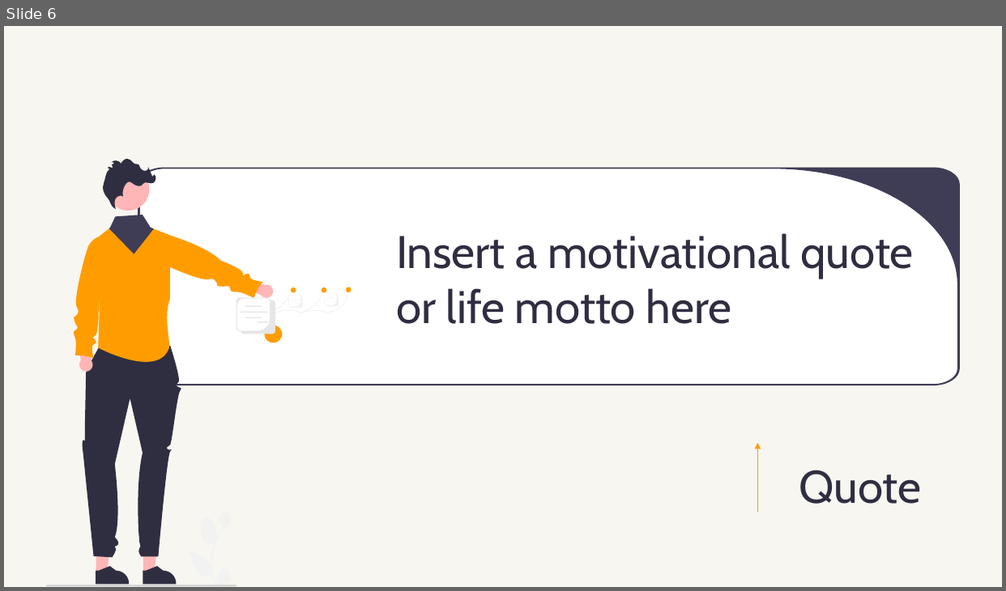
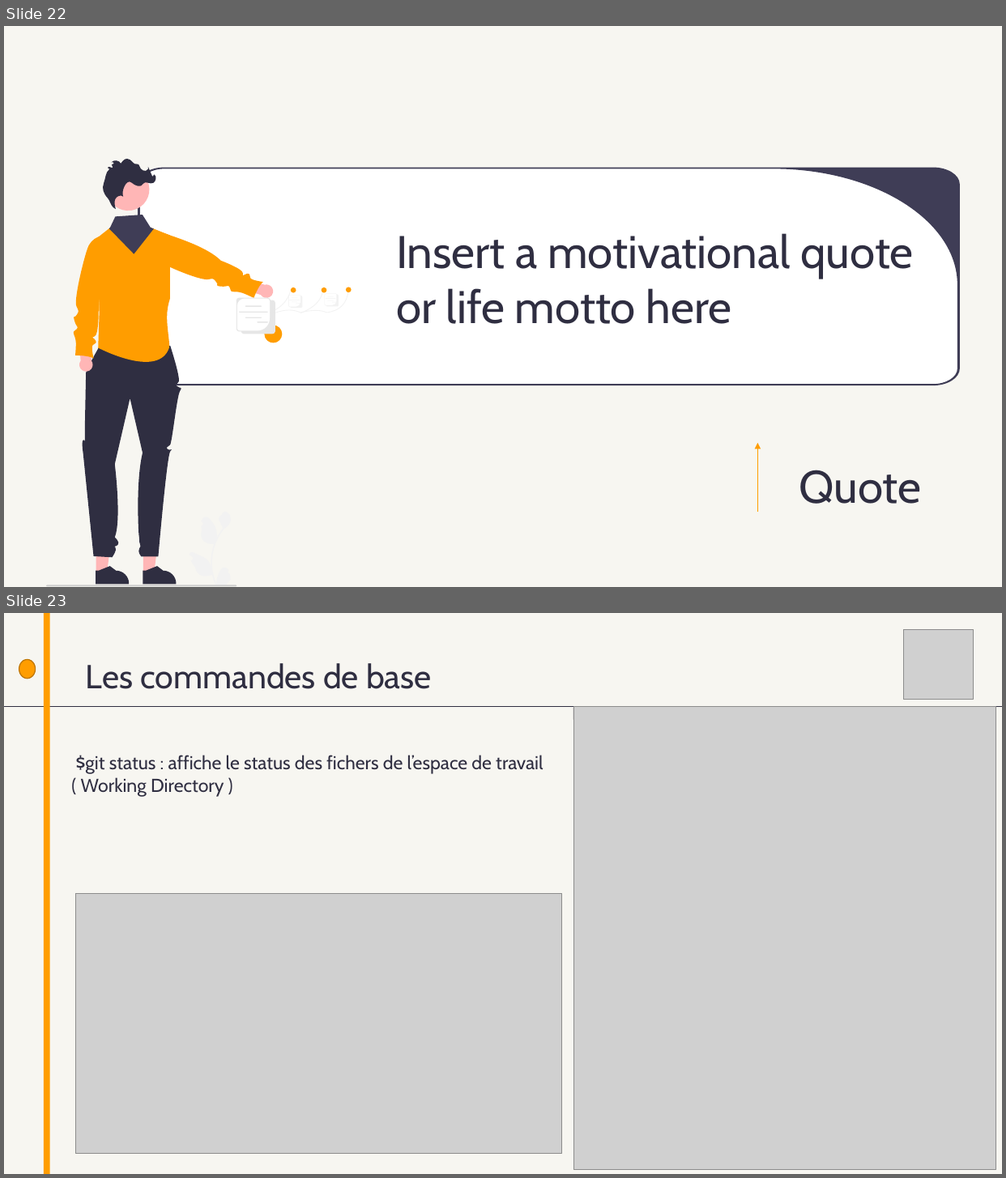
Before and after one commit to AbdessamadAbdaoui/Presentation_Git, a slide deck: presentation_Git.pptx. Shown one above the other, each under a label of ours: slide 6 before the commit, slides 22 and 23 after it. The pictures are 1006x591 and 1006x1178 pixels, drawn with LibreOffice and Linux fonts; fonts in the diff are those of the drawing; grey boxes stand for pictures. Boxes give left, top, right and bottom in pixels: in the first picture for what was removed or moved away, otherwise in the second. Text is boxed around its words. In the diff, an @@ line names an element or a change of style, - is before the commit and + after.

```diff
--- a/presentation_Git.pptx
+++ b/presentation_Git.pptx
@@ slide 23 added at (x1=4, y1=613, x2=1002, y2=1174), background #F7F6F1 @@
@@ rectangle added at (x1=44, y1=613, x2=49, y2=1174), fill #FF9D00 @@
@@ picture added at (x1=903, y1=629, x2=973, y2=699) @@
@@ ellipse added at (x1=19, y1=659, x2=36, y2=678), fill #FF9D00, outline #BF7600 1 pt @@
@@ text added at (x1=86, y1=663, x2=432, y2=689), 32 pt, text #2F2E41 @@
+Les commandes de base
@@ rectangle added at (x1=903, y1=684, x2=918, y2=687), fill #FF9D00 @@
@@ line added from (4, 707) to (1002, 707), #2F2E41 1 pt @@
@@ line added from (573, 707) to (576, 1170), #2F2E41 1 pt @@
@@ picture added at (x1=573, y1=707, x2=996, y2=1170) @@
@@ text added at (x1=76, y1=755, x2=543, y2=797), 18 pt, text #2F2E41 @@
+$git status : affiche le status des fichers de l’espace de travail ( Working Directory )
@@ picture added at (x1=75, y1=894, x2=561, y2=1153) @@
@@ what was slide 6 is now slide 22 @@
```
Also in this commit, not shown: 2 slides changed, 27 other slides added, 2 slides removed.
